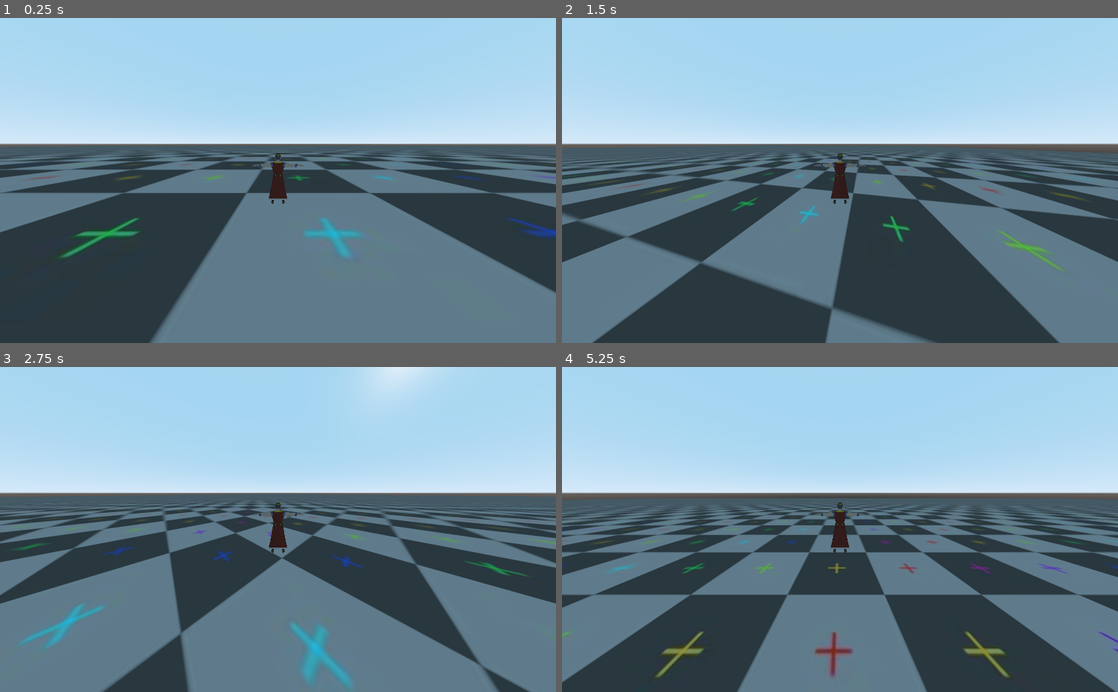
Above: before the commit, frames 1-4 (two rows, left to right).
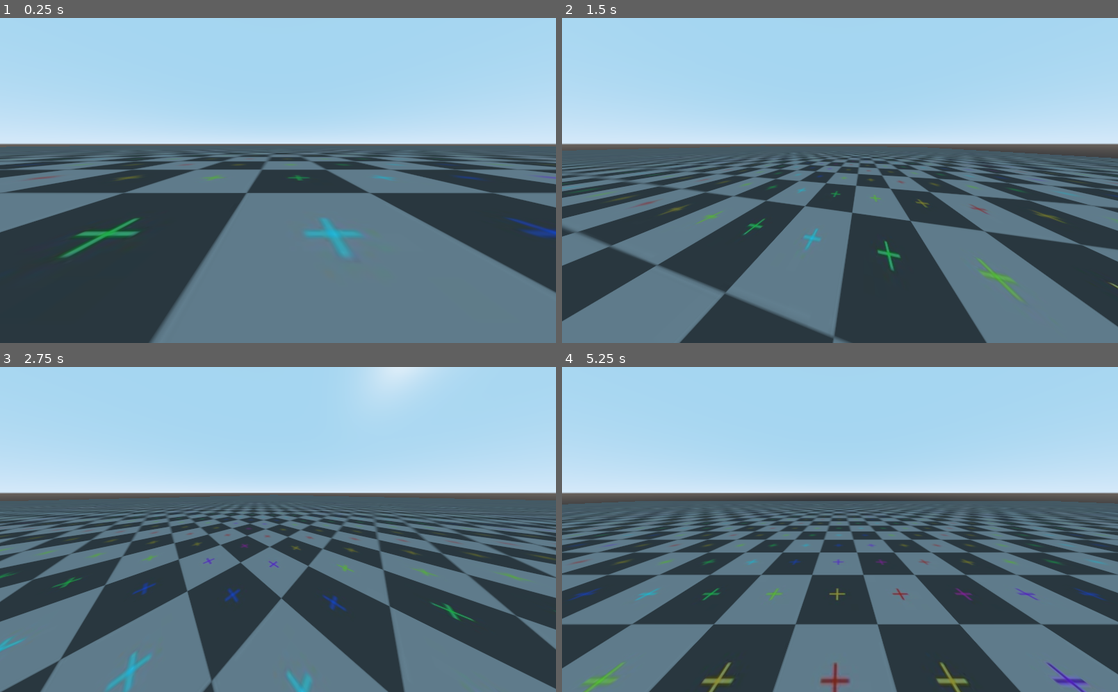
Above: after the commit, the same moments.

Repository: Cofica17/2idiots
Game: Godot game, scene res://scenes/Test.tscn
The game is run twice, just before and just after one commit, with the same random seed, the same clock (stepped at 60 frames per second) and the same inputs.
Inputs:
- Up to frame 1 (0.25 s): no input
- Up to frame 2 (1.5 s): tap Enter at 0.5 s; hold D (move_right) 0.53-1.28 s; hold Shift (walk) 0.53-1.28 s; tap Space (jump) at 0.77, 0.8, 1.07, 1.35 s; hold S (move_back) from 1.28 s (still down)
- Up to frame 3 (2.75 s): tap Space (jump) at 1.52, 1.82, 2.3 s; tap Shift (walk) at 1.55 s; release S (move_back) at 2.03 s; hold D (move_right) from 2.03 s (still down); hold Shift (walk) from 2.03 s (still down)
- Up to frame 4 (5.25 s): release D (move_right) at 2.78 s; release Shift (walk) at 2.78 s; hold W (move_forward) 2.78-3.53 s; tap Shift (walk) at 2.85, 4.35 s; tap Space (jump) at 3.02, 3.32, 4.52, 4.82 s; hold Space (jump) 3.53-4.28 s; hold A (move_left) 3.53-5.03 s; hold S (move_back) from 5.03 s (still down); hold Shift (walk) from 5.03 s (still down)

The runs differ from the first frame. In frame 1, 0.3% of the frame differs, in the area x 45-55%, y 41-58%; in frame 2, 29%; in frame 3, 31%; in frame 4, 31%, in the area x 0-100%, y 40-100%.

Commit message:
Added double jump

Diff:
--- a/scenes/Player.tscn
+++ b/scenes/Player.tscn
@@ -1,6 +1,5 @@
-[gd_scene load_steps=4 format=2]
+[gd_scene load_steps=3 format=2]
 
-[ext_resource path="res://assets/characthers/models/godot_models/king.tscn" type="PackedScene" id=1]
 [ext_resource path="res://scripts/Player.gd" type="Script" id=2]
 
 [sub_resource type="BoxShape" id=1]
@@ -8,7 +7,6 @@
 
 [node name="Player" type="KinematicBody"]
 script = ExtResource( 2 )
-character_model = ExtResource( 1 )
 
 [node name="Model" type="Spatial" parent="."]
 
--- a/scenes/Test.tscn
+++ b/scenes/Test.tscn
@@ -1,8 +1,7 @@
-[gd_scene load_steps=5 format=2]
+[gd_scene load_steps=4 format=2]
 
 [ext_resource path="res://scenes/Player.tscn" type="PackedScene" id=1]
 [ext_resource path="res://assets/textures/l8n7cgraly071.png" type="Texture" id=2]
-[ext_resource path="res://assets/characthers/models/fbx/people_unity/king.fbx" type="PackedScene" id=3]
 
 [sub_resource type="SpatialMaterial" id=1]
 albedo_texture = ExtResource( 2 )
@@ -19,4 +18,3 @@
 
 [node name="Player" parent="." instance=ExtResource( 1 )]
 transform = Transform( 1, 0, 0, 0, 1, 0, 0, 0, 1, 20.461, 0.728938, 70.091 )
-character_model = ExtResource( 3 )
--- a/scripts/Player.gd
+++ b/scripts/Player.gd
@@ -4,7 +4,7 @@
 onready var model = $Model
 onready var camera = $Camera
 
-export var character_model:PackedScene = preload("res://assets/characthers/models/fbx/people_unity/king.fbx") setget set_character_model
+export var character_model:PackedScene = preload("res://assets/characthers/models/godot_models/king.tscn") setget set_character_model
 export var running_speed = 10
 export var walking_speed = 4
 export var stopping_speed = 0.1
@@ -12,6 +12,7 @@
 export var gravity = Vector3(0, -35, 0)
 export var jump_strength = 15
 export var jump_strength_walk_modifier = 0.7
+var is_double_jumping = false
 
 var velocity = Vector3.ZERO
 
@@ -35,10 +36,20 @@
 
 func handle_jump() -> void:
 	if Input.is_action_pressed("jump") and is_on_floor():
+		is_double_jumping = false
 		if Input.is_action_pressed("walk"):
 			velocity.y = jump_strength * jump_strength_walk_modifier
 		else:
 			velocity.y = jump_strength
+		return
+
+	elif Input.is_action_just_pressed("jump") and !is_double_jumping and !is_on_floor():
+		is_double_jumping = true
+		if Input.is_action_pressed("walk"):
+			velocity.y = jump_strength * jump_strength_walk_modifier
+		else:
+			velocity.y = jump_strength
+
 
 func apply_gravity(delta) -> void:
 	velocity += gravity * delta
